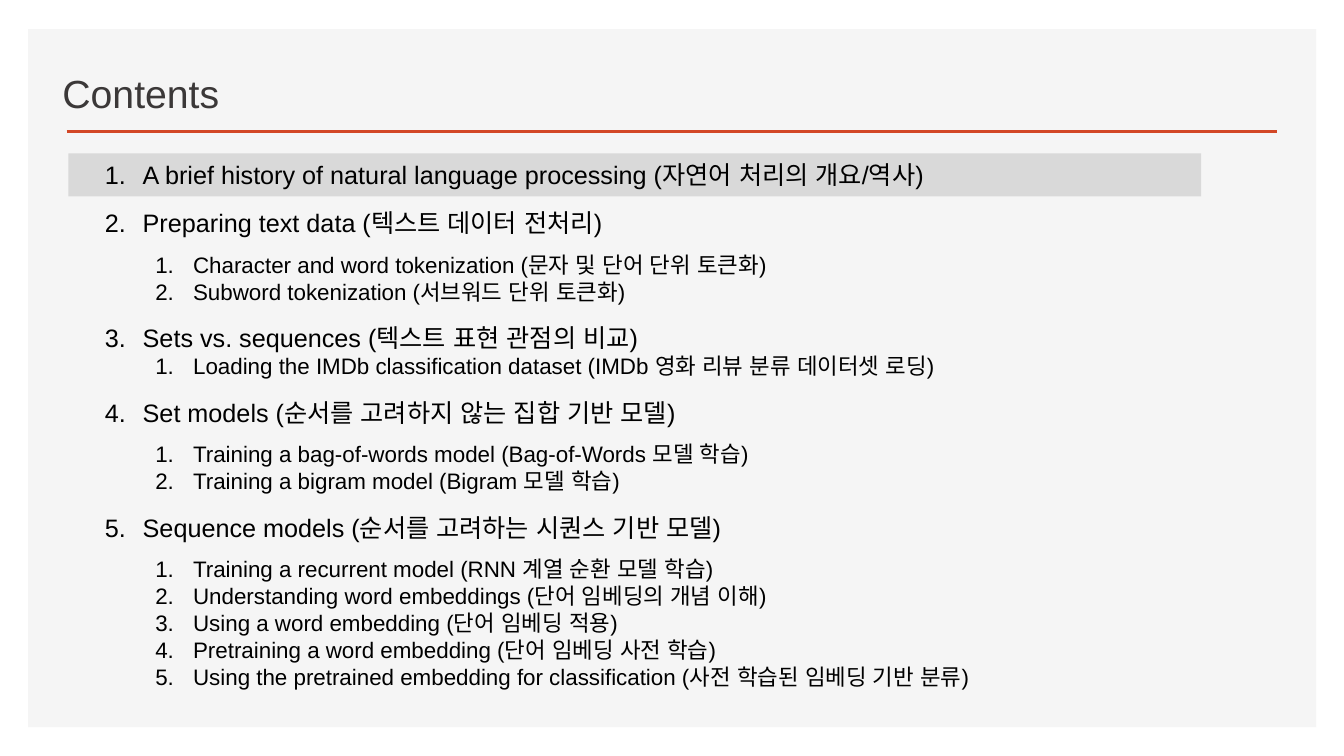
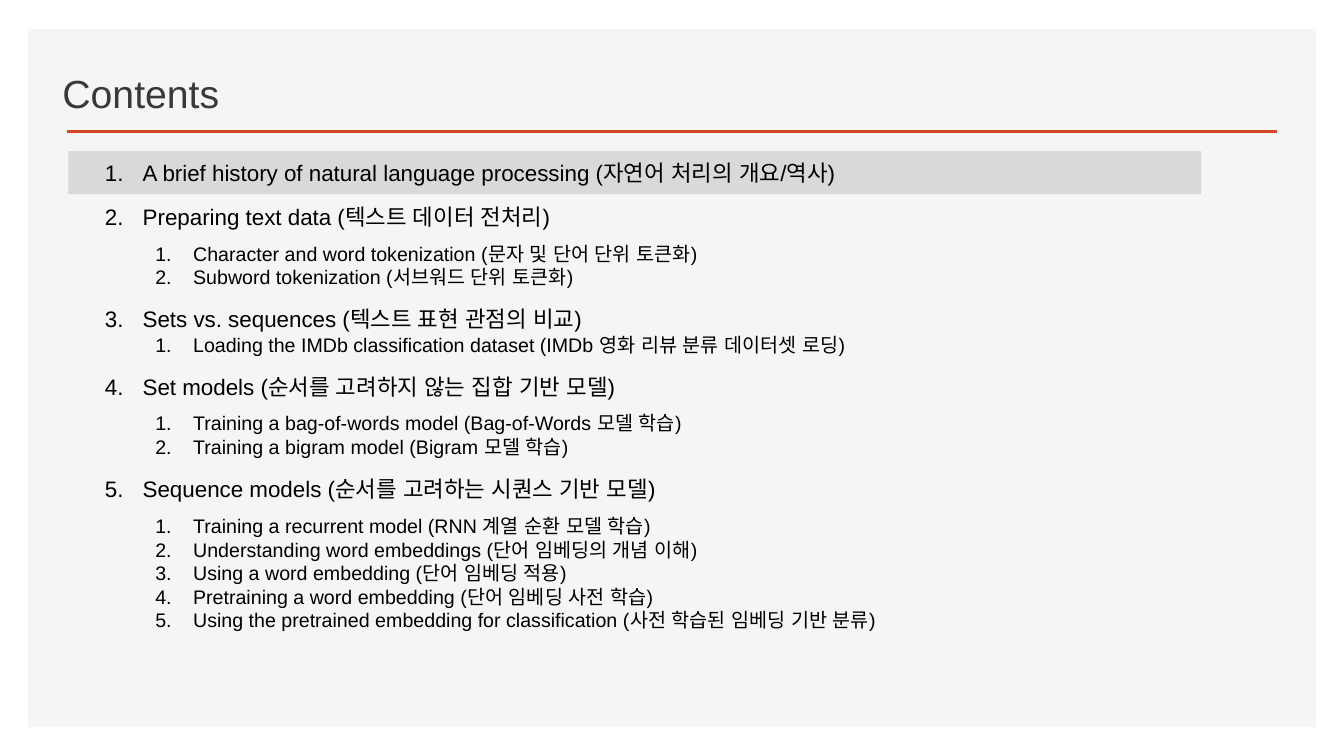
Before and after one commit to ancestor9/2026_Fall_Deep-Learning-with-Python, a slide deck: slide 3 of Chapter 14 Text classification.pptx. Drawn at 1344x756 pixels with LibreOffice and Linux fonts; fonts in the diff are those of the drawing; background and template pictures are left out. Boxes give left, top, right and bottom in pixels: in the first picture for what was removed or moved away, otherwise in the second. Text is boxed around its words. In the diff, an @@ line names an element or a change of style, - is before the commit and + after.

```diff
--- a/Chapter 14 Text classification.pptx
+++ b/Chapter 14 Text classification.pptx
@@ text "A brief history of natural ..." at (x1=143, y1=162, x2=876, y2=631): size 18 to 16 pt in "A brief history of natural language processing ...", "Preparing text data (텍스트 데이터 전처리)", "Sets vs. sequences (텍스트 표현 관점의 비교)", "Set models (순서를 고려하지 않는 집합 기반 ..." and 1 more places; size 16 to 14 pt in "Character and word tokenization (문자 및 단어 ...", "Subword tokenization (서브워드 단위 토큰화)", "Loading the IMDb classification dataset (IMDb 영화 ...", "Training a bag-of-words model (Bag-of-Words 모델 학습)" and 6 more places @@
```
Also in this commit, not shown: 4 other slides changed, 1 other file.
